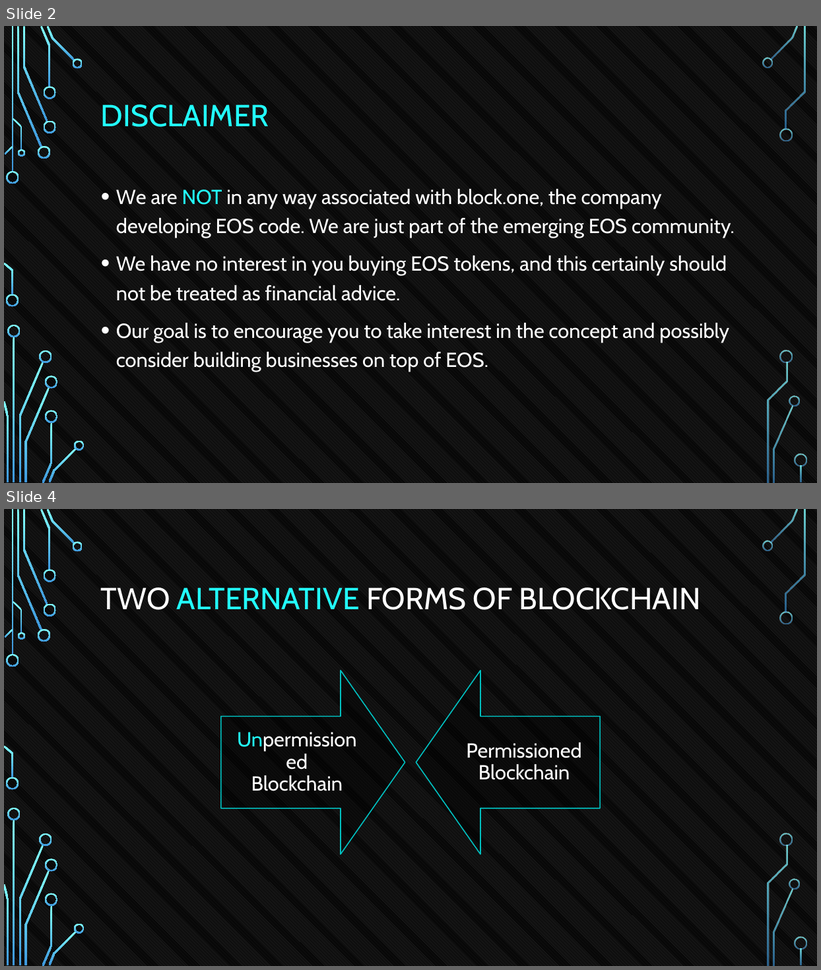
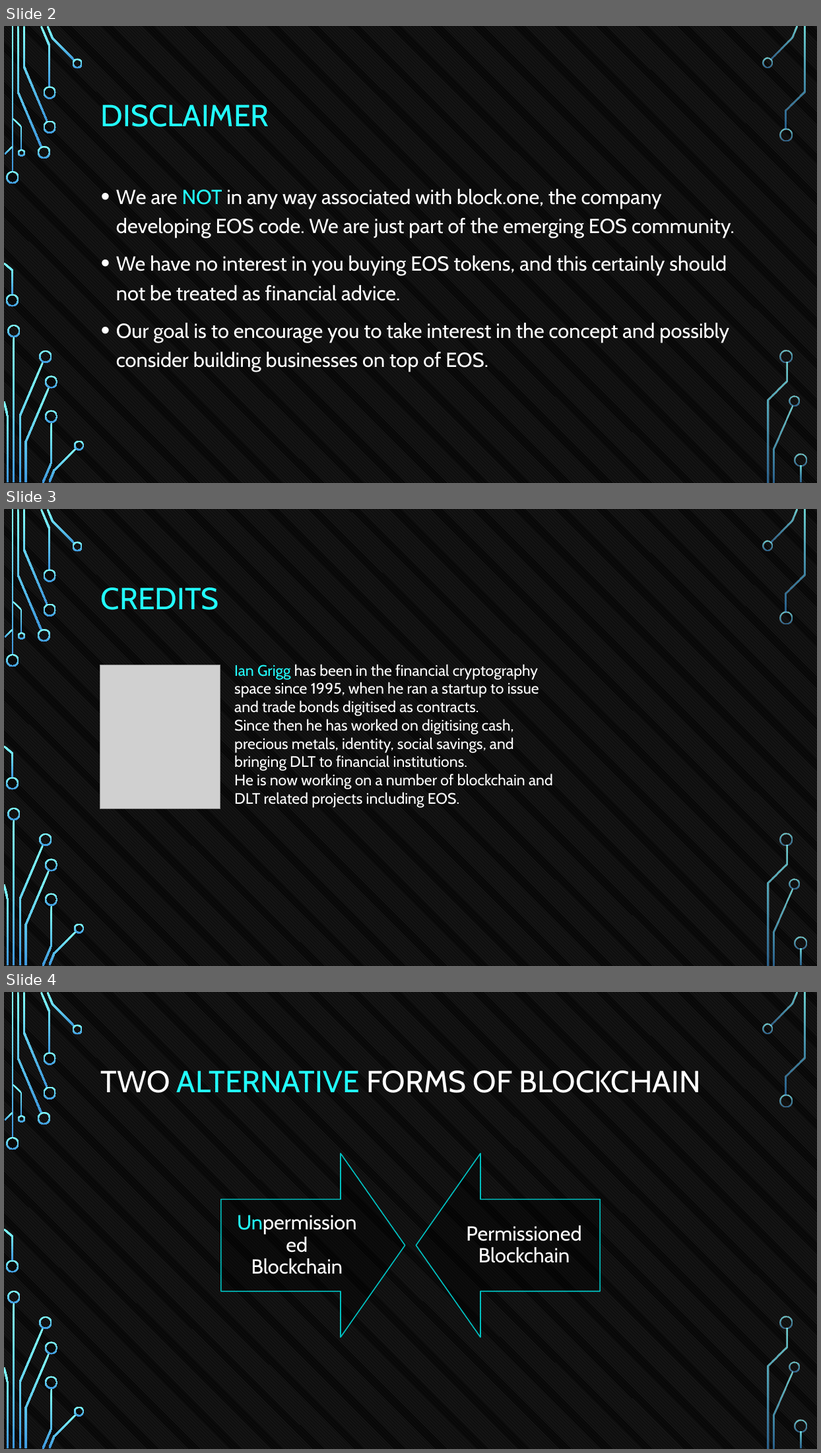
Before and after one commit to tokenika/tokenika.github.io, a slide deck: eostalk/EOS Talk Lodz2.pptx. Shown one above the other, each under a label of ours: slides 2 and 4 before the commit, slides 2, 3 and 4 after it; the slides between them are not shown. The pictures are 821x970 and 821x1453 pixels, drawn with LibreOffice and Linux fonts; fonts in the diff are those of the drawing; grey boxes stand for pictures; background and template pictures are left out. Boxes give left, top, right and bottom in pixels: in the first picture for what was removed or moved away, otherwise in the second. Text is boxed around its words. In the diff, an @@ line names an element or a change of style, - is before the commit and + after.

```diff
--- a/eostalk/EOS Talk Lodz2.pptx
+++ b/eostalk/EOS Talk Lodz2.pptx
@@ slide 3 added at <box>4,509,817,966</box>, background pattern #595959 on #000000; not listed: 36 template elements that a slide beside it also shows @@
@@ title added at <box>101,588,219,610</box>, 36 pt, text #22FFFF @@
+CREDITS
@@ picture added at <box>100,665,220,809</box> @@
@@ text added at <box>234,664,553,808</box>, 18 pt, text #FFFFFF @@
+Ian Grigg has been in the financial cryptography space since 1995, when he ran a startup to issue and trade bonds digitised as contracts.
+Since then he has worked on digitising cash, precious metals, identity, social savings, and bringing DLT to financial institutions.
+He is now working on a number of blockchain and DLT related projects including EOS.
```
Also in this commit, not shown: 8 slides changed, 2 other files.
